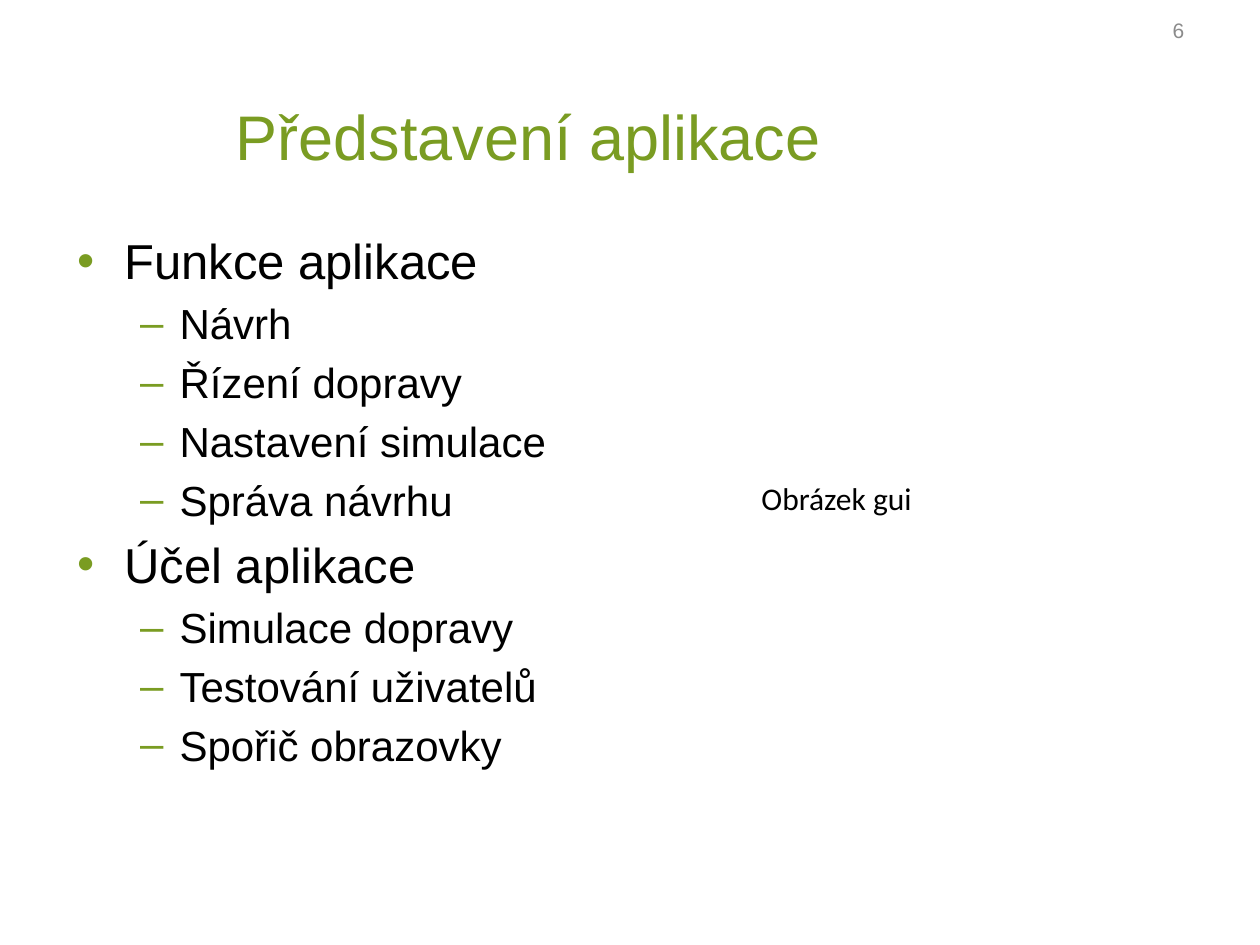
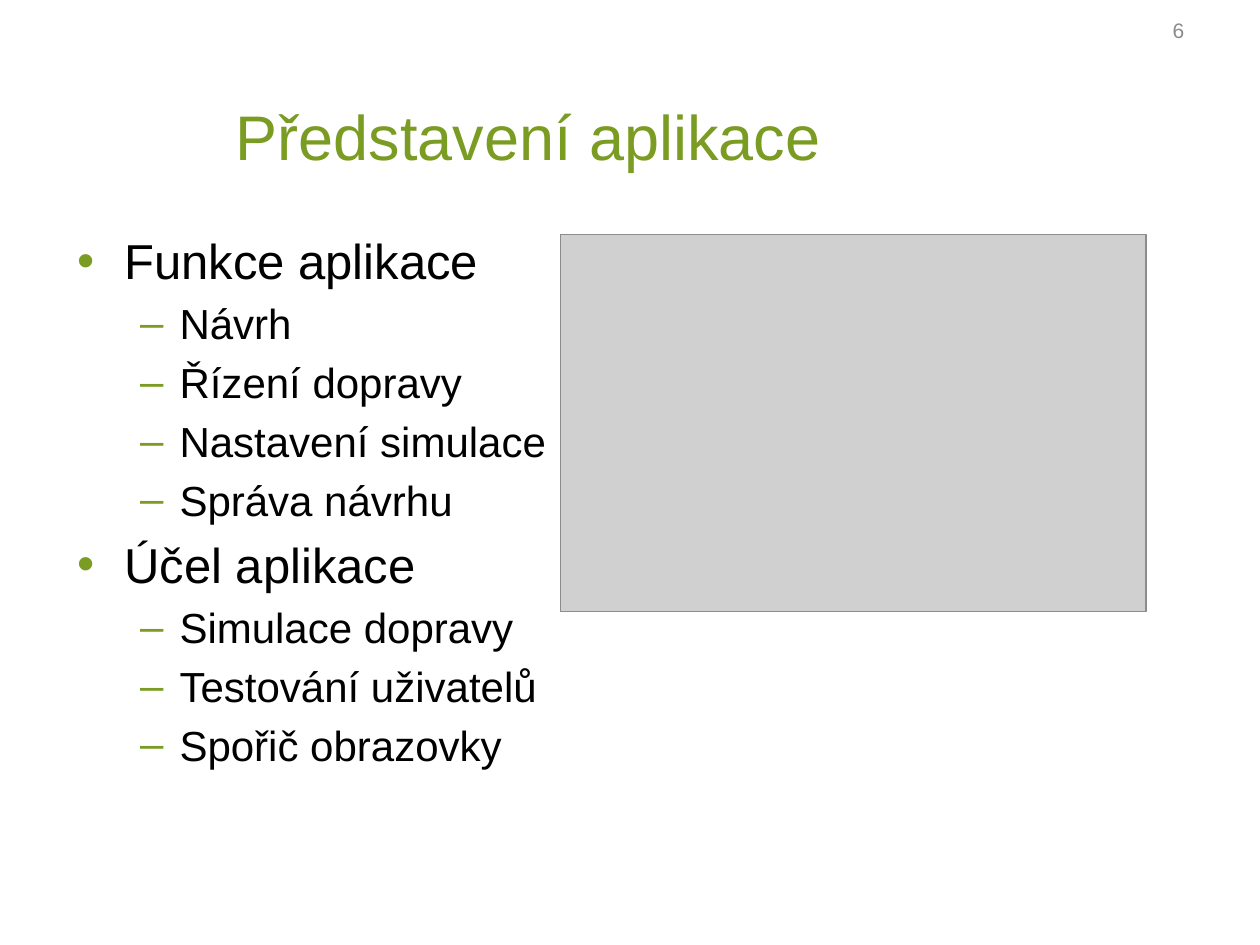
Before and after one commit to Erumoico42/diplomova_prace, a slide deck: slide 6 of prezentace_mikulik.pptx. Drawn at 1260x945 pixels with LibreOffice and Linux fonts; fonts in the diff are those of the drawing; grey boxes stand for pictures; background and template pictures are left out. Boxes give left, top, right and bottom in pixels: in the first picture for what was removed or moved away, otherwise in the second. Text is boxed around its words. In the diff, an @@ line names an element or a change of style, - is before the commit and + after.

```diff
--- a/prezentace_mikulik.pptx
+++ b/prezentace_mikulik.pptx
@@ picture added at [561, 234, 1147, 611] @@
@@ text removed at [761, 488, 912, 516] @@
-Obrázek gui
```
Also in this commit, not shown: 4 other slides changed, 4 slides added, 1 other file.
